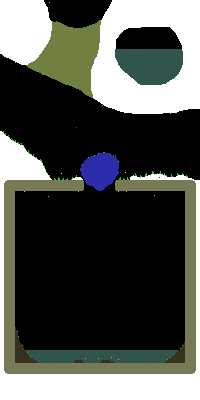
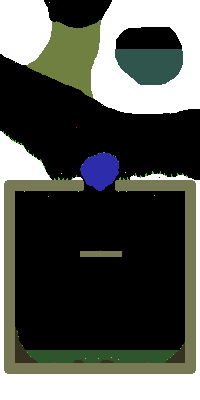
Two versions of the same layered image (200x400). Layer-by-layer changes:
painted on "pit01.png" over left=26, top=250, right=179, bottom=363
